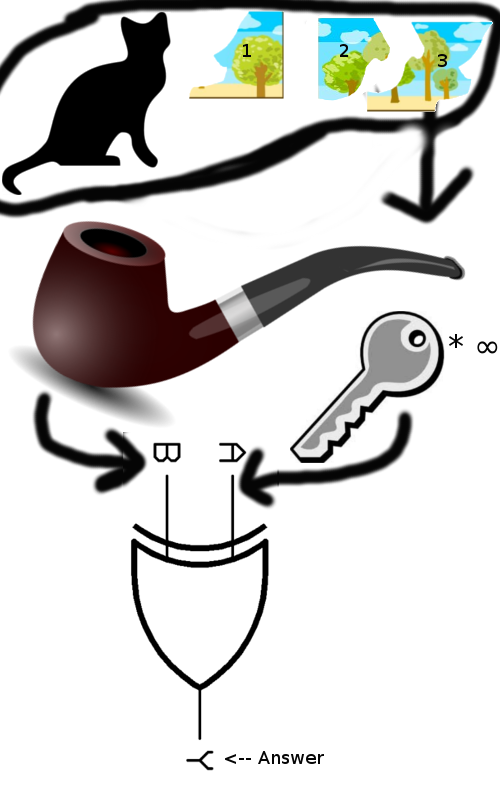
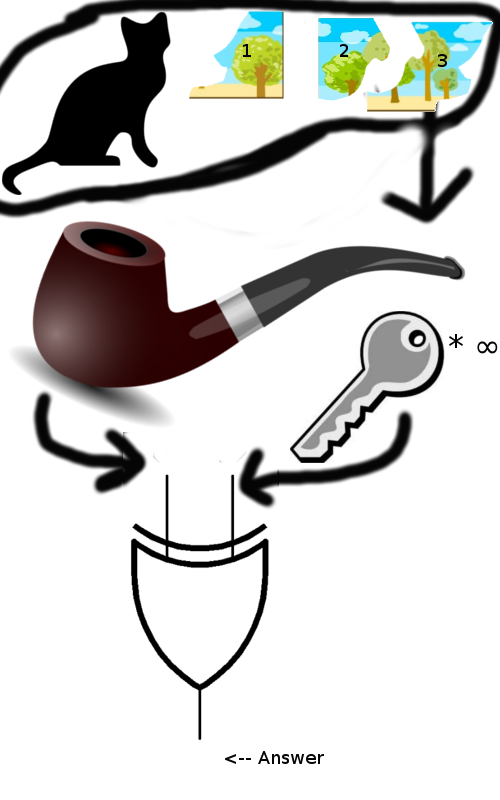
Layered file, before and after one edit (500x800). Changes by layer:
painted on "Pasted Layer #4" over [153, 442, 251, 771]
